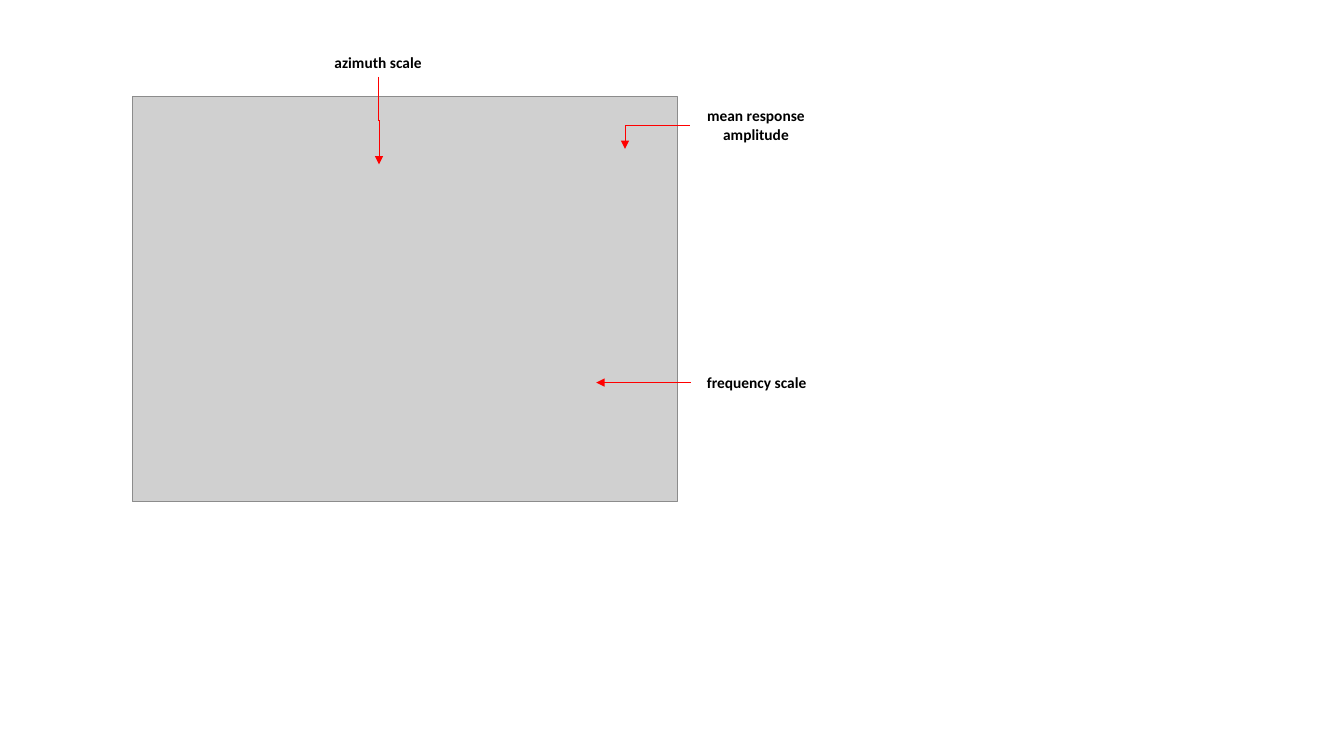
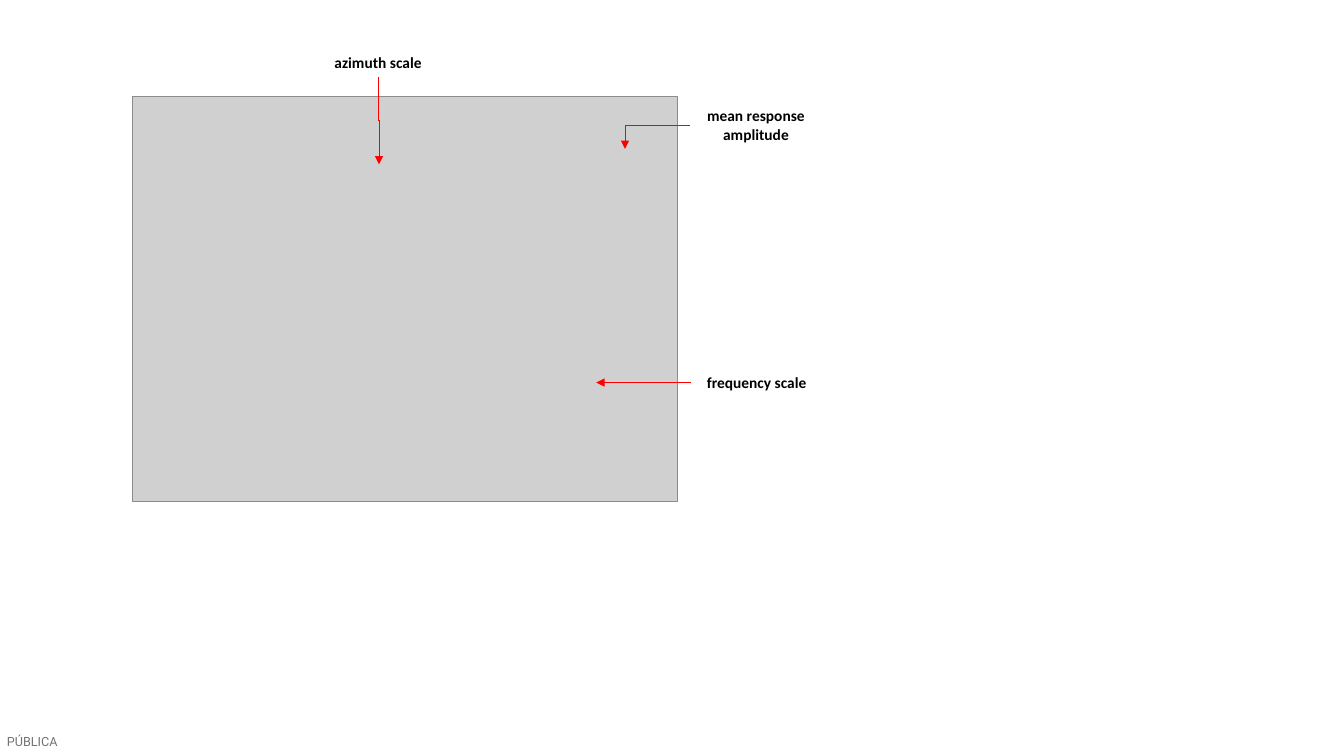
Before and after one commit to PauloCarvalhoRJ/gammaray, a slide deck: slide 24 of docs/figures.pptx (slide 21 before the commit). Drawn at 1344x756 pixels with LibreOffice and Linux fonts; fonts in the diff are those of the drawing; grey boxes stand for pictures. Boxes give left, top, right and bottom in pixels: in the first picture for what was removed or moved away, otherwise in the second. Text is boxed around its words. In the diff, an @@ line names an element or a change of style, - is before the commit and + after.

```diff
--- a/docs/figures.pptx
+++ b/docs/figures.pptx
@@ text added at [7, 735, 58, 746], 9 pt, text #737373 @@
+PÚBLICA
```
Also in this commit, not shown: 31 other slides changed, 3 slides added, 4 other files.
